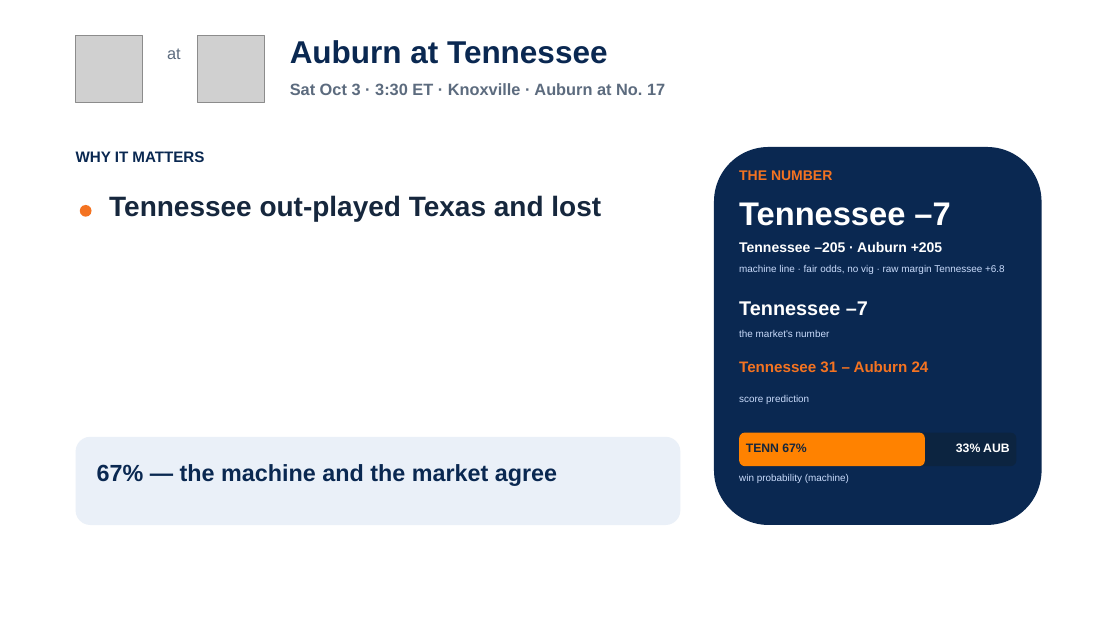
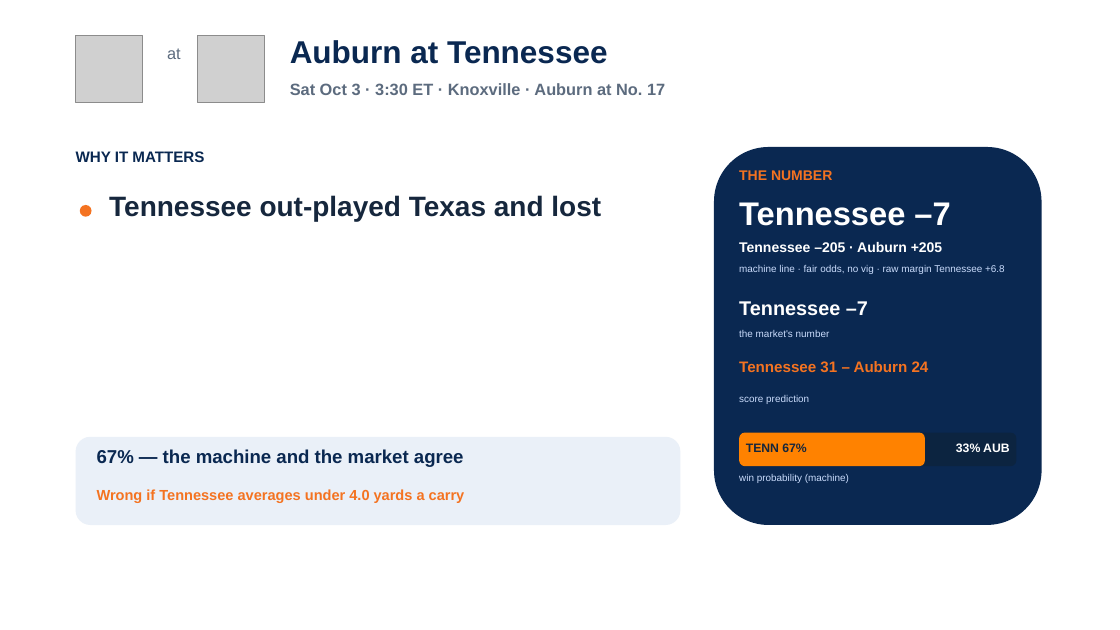
Before and after one commit to lucasalvarezflorida-lab/ncaa-fbs-analytics, a slide deck: slide 20 of decks/2026_Week5_Episode6.pptx. Drawn at 1120x630 pixels with LibreOffice and Linux fonts; fonts in the diff are those of the drawing; grey boxes stand for pictures. Boxes give left, top, right and bottom in pixels: in the first picture for what was removed or moved away, otherwise in the second. Text is boxed around its words. In the diff, an @@ line names an element or a change of style, - is before the commit and + after.

```diff
--- a/decks/2026_Week5_Episode6.pptx
+++ b/decks/2026_Week5_Episode6.pptx
@@ text "67% — the machine and ...": place and size @@
-text "67% — the machine and ..." at [97, 464, 557, 486]
+text "67% — the machine and ..." at [97, 449, 464, 467]
@@ text "67% — the machine and ..." at [97, 449, 464, 467]: size 20 to 16 pt @@
@@ text added at [97, 489, 465, 503], 12.5 pt, text #F47321, bold @@
+Wrong if Tennessee averages under 4.0 yards a carry
```
Also in this commit, not shown: 5 other slides changed, 4 other files.
